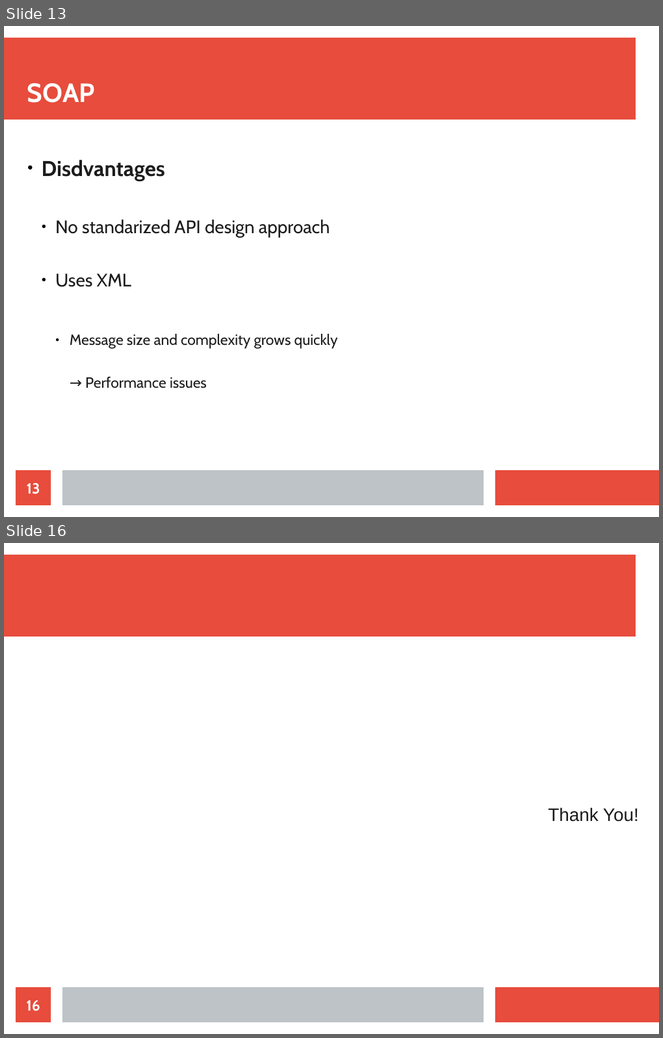
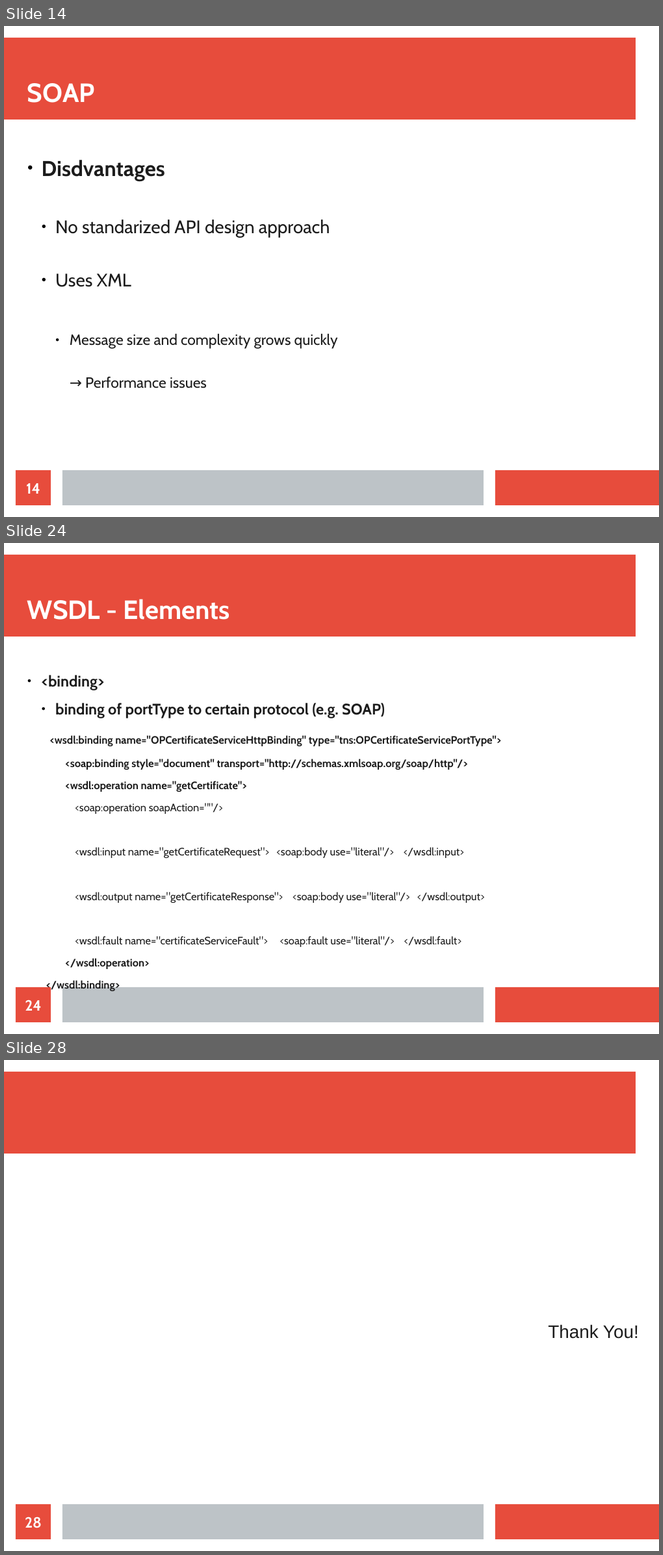
Before and after one commit to maxotta/pia-labs, a slide deck: lectures/ws_wsockets/ws_wsockets.odp. Shown one above the other, each under a label of ours: slides 13 and 16 before the commit, slides 14, 24 and 28 after it; the slides between them are not shown. The pictures are 663x1038 and 663x1555 pixels, drawn with LibreOffice and Linux fonts; fonts in the diff are those of the drawing. Boxes give left, top, right and bottom in pixels: in the first picture for what was removed or moved away, otherwise in the second. Text is boxed around its words. In the diff, an @@ line names an element or a change of style, - is before the commit and + after.

Commit message:
[lec-wss] Almost finished SOAP

```diff
--- a/lectures/ws_wsockets/ws_wsockets.odp
+++ b/lectures/ws_wsockets/ws_wsockets.odp
@@ slide 24 added at [4,543,659,1034], background #FFFFFF; not listed: 3 template elements that a slide beside it also shows @@
@@ title added at [27,599,230,620], 32 pt, text #FFFFFF, bold @@
+WSDL - Elements
@@ text added at [42,675,501,947], 12.9 pt, text #1C1C1C, bold @@
+● <binding>
+  ● binding of portType to certain protocol (e.g. SOAP)
+  <wsdl:binding name="OPCertificateServiceHttpBinding" type="tns:OPCertificateServicePortType">
+  <soap:binding style="document" transport="http://schemas.xmlsoap.org/soap/http"/>
+  <wsdl:operation name="getCertificate">
+  <soap:operation soapAction=""/>
+  <wsdl:input name="getCertificateRequest"> <soap:body use="literal"/> </wsdl:input>
+  <wsdl:output name="getCertificateResponse"> <soap:body use="literal"/> </wsdl:output>
+  <wsdl:fault name="certificateServiceFault"> <soap:fault use="literal"/> </wsdl:fault>
+  </wsdl:operation>
+  </wsdl:binding>
@@ page number added at [16,988,51,1023], fill #E74C3C, 18 pt, text #FFFFFF, bold @@
+24
@@ what was slide 13 is now slide 14 @@
@@ page number at [26,484,40,494]: text changed @@
-13
+14
@@ what was slide 16 is now slide 28 @@
@@ page number at [25,1517,42,1529]: text changed @@
-16
+28
```
Also in this commit, not shown: 5 slides changed, 11 other slides added.
